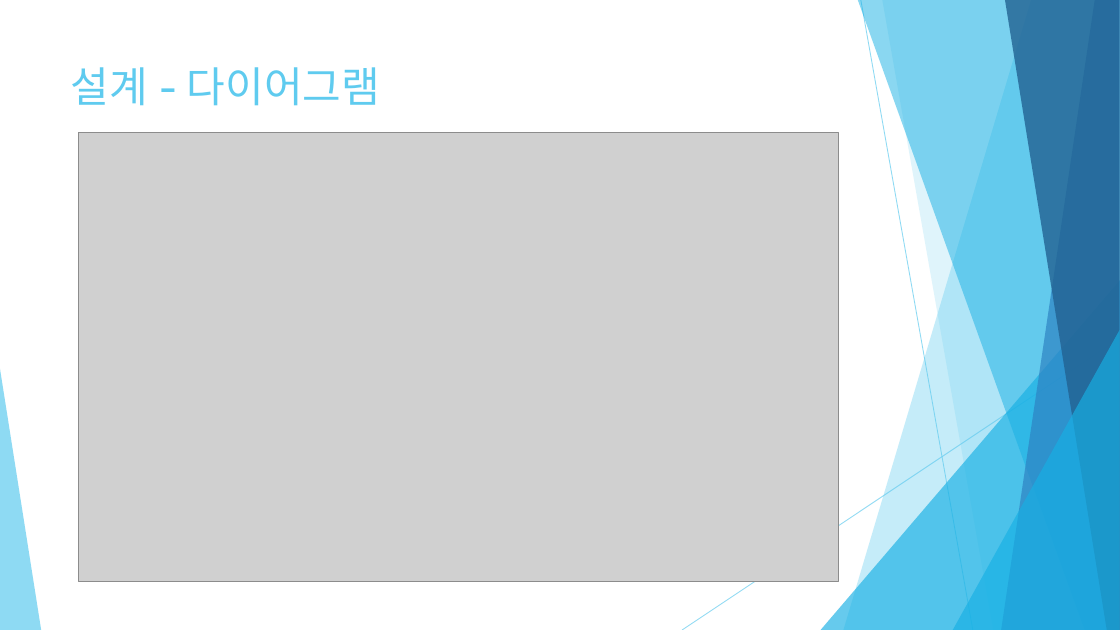
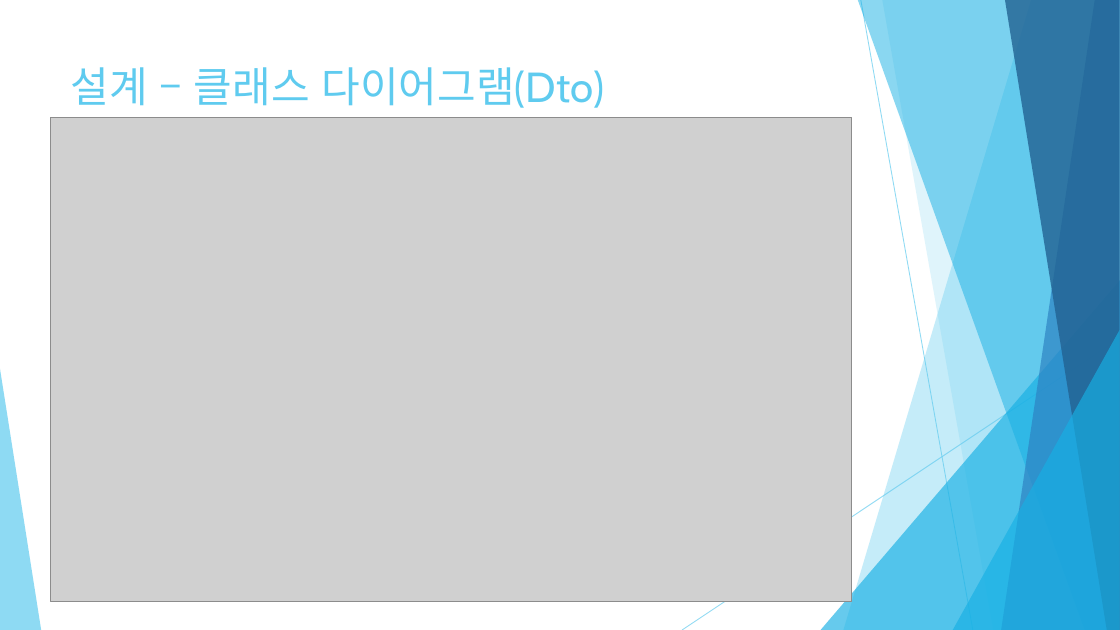
Before and after one commit to mywns123/project_yeop, a slide deck: slide 6 of document/세탁물 주문 관리_임준엽.pptx (slide 9 before the commit). Drawn at 1120x630 pixels with LibreOffice and Linux fonts; fonts in the diff are those of the drawing; grey boxes stand for pictures. Boxes give left, top, right and bottom in pixels: in the first picture for what was removed or moved away, otherwise in the second. Text is boxed around its words. In the diff, an @@ line names an element or a change of style, - is before the commit and + after.

Commit message:
ppt,dia

```diff
--- a/document/세탁물 주문 관리_임준엽.pptx
+++ b/document/세탁물 주문 관리_임준엽.pptx
@@ title at (71, 67, 605, 108): text changed @@
-설계 - 다이어그램
+설계 – 클래스 다이어그램(Dto)
@@ picture: place and size @@
-picture at (78, 133, 839, 581)
+picture at (50, 118, 852, 602)
```
Also in this commit, not shown: 3 other slides changed, 2 other files.
